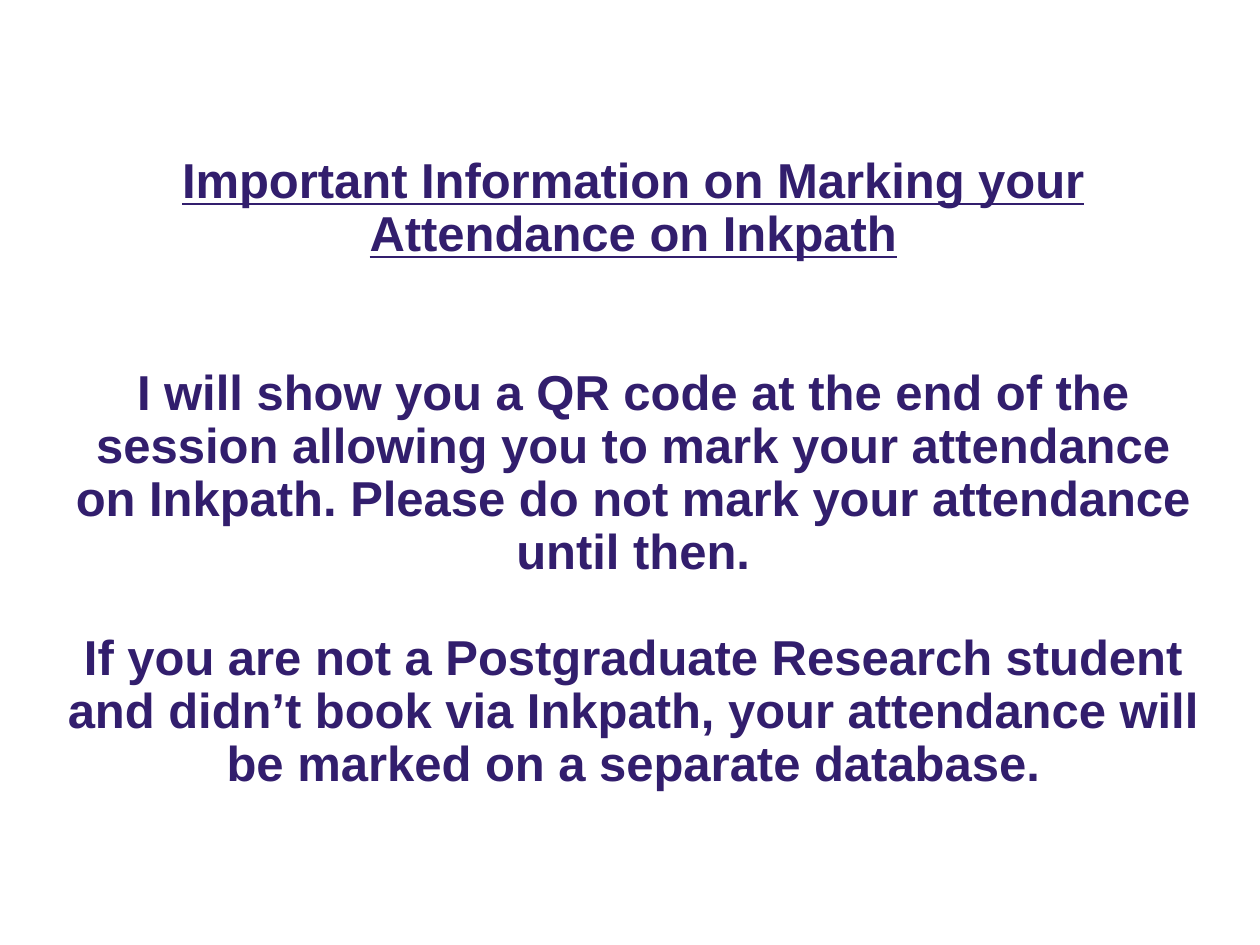
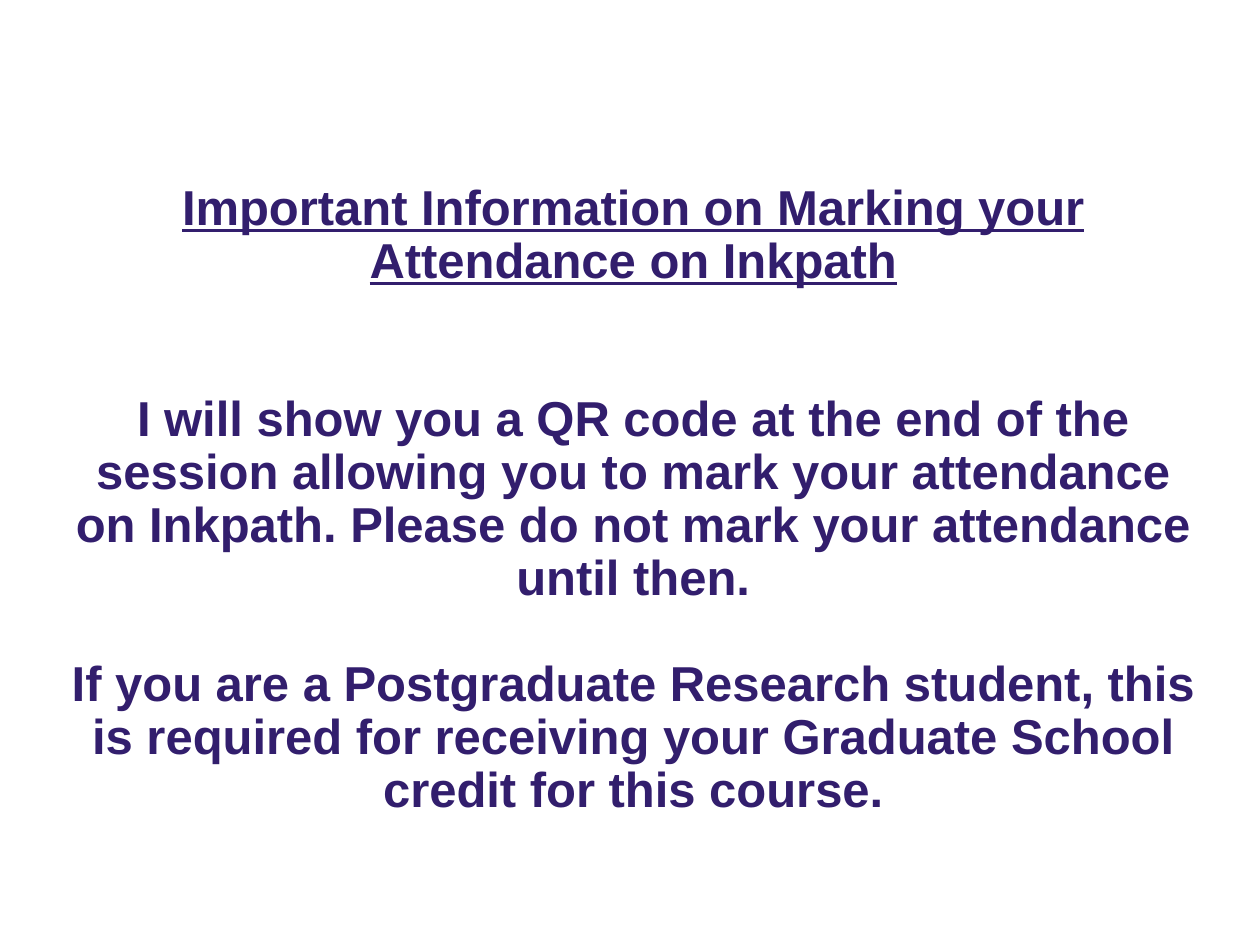
Before and after one commit to ImperialCollegeLondon/RCDS-object-oriented-python, a slide deck: slide 2 of Object-Oriented Python Slides.pptx. Drawn at 1260x945 pixels with LibreOffice and Linux fonts; fonts in the diff are those of the drawing; background and template pictures are left out. Boxes give left, top, right and bottom in pixels: in the first picture for what was removed or moved away, otherwise in the second. Text is boxed around its words. In the diff, an @@ line names an element or a change of style, - is before the commit and + after.

Commit message:
Updated Inkpath Instructions

```diff
--- a/Object-Oriented Python Slides.pptx
+++ b/Object-Oriented Python Slides.pptx
@@ title "Important Information on Marking your ..." at (72,189,1195,808): vertical alignment top to bottom @@
@@ title at (72,189,1195,808): text changed @@
-Important Information on Marking your Attendance on Inkpath
-I will show you a QR code at the end of the session allowing you to mark your attendance on Inkpath. Please do not mark your attendance until then.
-If you are not a Postgraduate Research student and didn’t book via Inkpath, your attendance will be marked on a separate database.
+Important Information on Marking your Attendance on Inkpath
+I will show you a QR code at the end of the session allowing you to mark your attendance on Inkpath. Please do not mark your attendance until then.
+If you are a Postgraduate Research student, this is required for receiving your Graduate School credit for this course.
```
